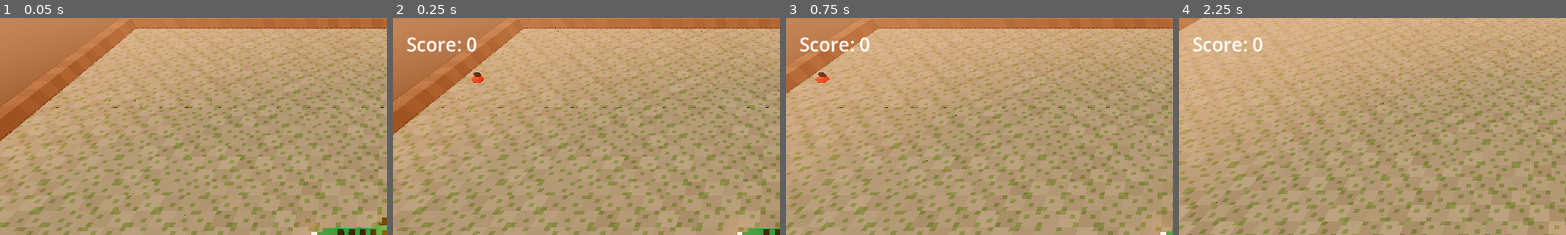
Above: before the commit, frames 1-4 (left to right).
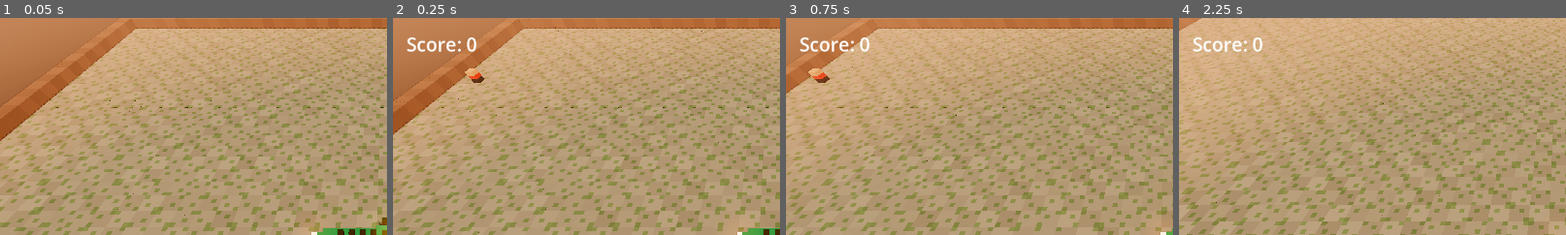
Above: after the commit, the same moments.

Repository: UnsafeDragoon/cmpm121falld4
Game: Godot game, scene res://main.tscn
Same seed, same stepped clock (60 frames per second), same inputs: the game is played once before the commit and once after it.
Inputs:
- Up to frame 1 (0.05 s): no input
- Up to frame 2 (0.25 s): no input
- Up to frame 3 (0.75 s): hold Right (ui_right) from 0.53 s (still down)
- Up to frame 4 (2.25 s): release Right (ui_right) at 1.28 s; hold Down (ui_down) 1.28-2.03 s; hold Right (ui_right) from 2.03 s (still down)
The pictures show only the part of the screen within x 0-50%, y 0-50%; the shares and areas given below are measured in that part.

Frame 1 is identical in both runs. In frame 2, 0.2% of the frame differs, in the area x 18-24%, y 23-30%; in frame 3, 0.2%, in the area x 5-12%, y 23-30%; in frame 4, less than 0.1%.

Commit message:
added passenger for theme and updated DESIGN.md [Step 1]

Diff:
--- a/app/main.gd
+++ b/app/main.gd
@@ -16,7 +16,7 @@
 var meshes := {}  # kit piece name -> Mesh, shared by everything that shows it (Flyweight)
 var segments: Array[MeshInstance3D] = []
 var camera := Camera3D.new()
-var food_mesh := MeshInstance3D.new()
+var passenger_mesh := MeshInstance3D.new()
 var score_label := Label.new()
 var _clock := 0.0
 
@@ -25,8 +25,8 @@
 	meshes = Stage.load_kit()
 	_build_stage()
 
-	food_mesh.mesh = meshes["food"]
-	add_child(food_mesh)
+	passenger_mesh.mesh = meshes["passenger"]
+	add_child(passenger_mesh)
 
 	var hud := CanvasLayer.new()
 	add_child(hud)
@@ -50,7 +50,7 @@
 		_clock -= TICK_SECONDS
 		session.tick()
 		_draw_dragon()
-		_draw_food()
+		_draw_passenger()
 	_follow(delta)
 
 
@@ -86,11 +86,11 @@
 		segment.rotation.y = placed[i][1] * PI / 2
 
 
-func _draw_food() -> void:
-	food_mesh.visible = session.food != Vector2i(-1, -1)
+func _draw_passenger() -> void:
+	passenger_mesh.visible = session.passenger != Vector2i(-1, -1)
 
-	if food_mesh.visible:
-		food_mesh.position = _center(session.food)
+	if passenger_mesh.visible:
+		passenger_mesh.position = _center(session.passenger)
 
 	score_label.text = "Score: %d" % session.score
 
--- a/core/session.gd
+++ b/core/session.gd
@@ -1,5 +1,5 @@
 ## One run at the game: the board and the dragon on it, from the first tick until the
-## run ends. Rules that involve more than the dragon (food, score, what the dragon can
+## run ends. Rules that involve more than the dragon (passenger, score, what the dragon can
 ## run into) belong here, so Dragon stays about movement and app/ only draws.
 class_name Session
 extends RefCounted
@@ -7,39 +7,40 @@
 var board: Board
 var dragon: Dragon
 
-var food: Vector2i = Vector2i(-1, -1)
-var score:= 0
+var passenger: Vector2i = Vector2i(-1, -1)
+var score := 0
 var rng := RandomNumberGenerator.new()
 
 
 func _init(grid_size: Vector2i) -> void:
 	board = Board.bordered(grid_size)
 	dragon = Dragon.new(grid_size)
-	rng.seed = 121;
-	spawn_food()
+	rng.seed = 121
+	spawn_passenger()
 
-func spawn_food() -> void:
+
+func spawn_passenger() -> void:
 	var free_cells: Array[Vector2i] = []
 
 	for cell in board.tiles:
 		if not board.is_solid(cell) and cell not in dragon.body:
 			free_cells.append(cell)
 
-	if free_cells.is_empty(): #No free space to put food
-		food = Vector2i(-1, -1)
+	if free_cells.is_empty():  #No free space to put passenger
+		passenger = Vector2i(-1, -1)
 		return
 
-	food = free_cells[rng.randi_range(0, free_cells.size() - 1)]
+	passenger = free_cells[rng.randi_range(0, free_cells.size() - 1)]
 
 
-## One step of the rules. TODO for D4: food, growth, and collisions with the dragon's
+## One step of the rules. TODO for D4: passenger, growth, and collisions with the dragon's
 ## own body and with solid tiles (board.is_solid). Each needs the dragon and something
 ## else, which is why they go here rather than in Dragon.tick.
 func tick() -> void:
 	var old_tail: Vector2i = dragon.body.back()
 	dragon.tick()
 
-	if dragon.body[0] == food:
+	if dragon.body[0] == passenger:
 		dragon.body.append(old_tail)
 		score += 1
-		spawn_food()
+		spawn_passenger()
--- a/tests/session_test.gd
+++ b/tests/session_test.gd
@@ -13,11 +13,11 @@
 	assert_true(not session.board.is_solid(session.dragon.body[0]))
 
 
-func test_eating_food_grows_dragon() -> void:
+func test_picking_up_passenger_grows_dragon() -> void:
 	var session := Session.new(Vector2i(10, 10))
 	var original_length := session.dragon.body.size()
 
-	session.food = Vector2i(6, 5)
+	session.passenger = Vector2i(6, 5)
 
 	session.tick()
 
@@ -25,11 +25,11 @@
 	assert_eq(session.dragon.body.size(), original_length + 1)
 
 
-func test_food_spawns_on_free_cell() -> void:
+func test_passenger_spawns_on_free_cell() -> void:
 	var session := Session.new(Vector2i(10, 10))
 
 	for i in 60:
-		session.spawn_food()
+		session.spawn_passenger()
 
-		assert_true(session.food not in session.dragon.body)
-		assert_true(not session.board.is_solid(session.food))
+		assert_true(session.passenger not in session.dragon.body)
+		assert_true(not session.board.is_solid(session.passenger))
Binary file changed: art/dragon_kit.glb
Not shown, changed: DESIGN.md
